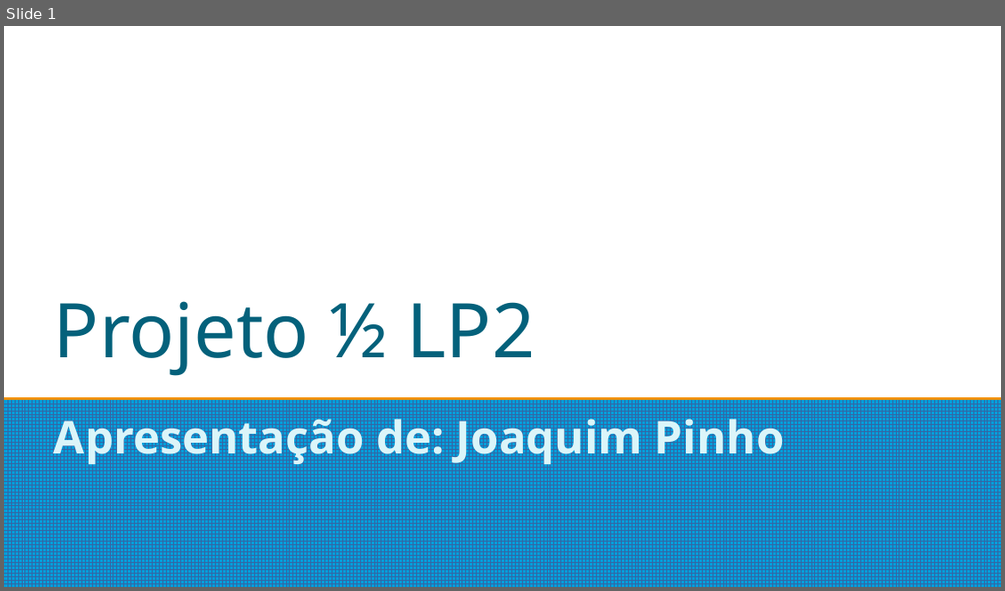
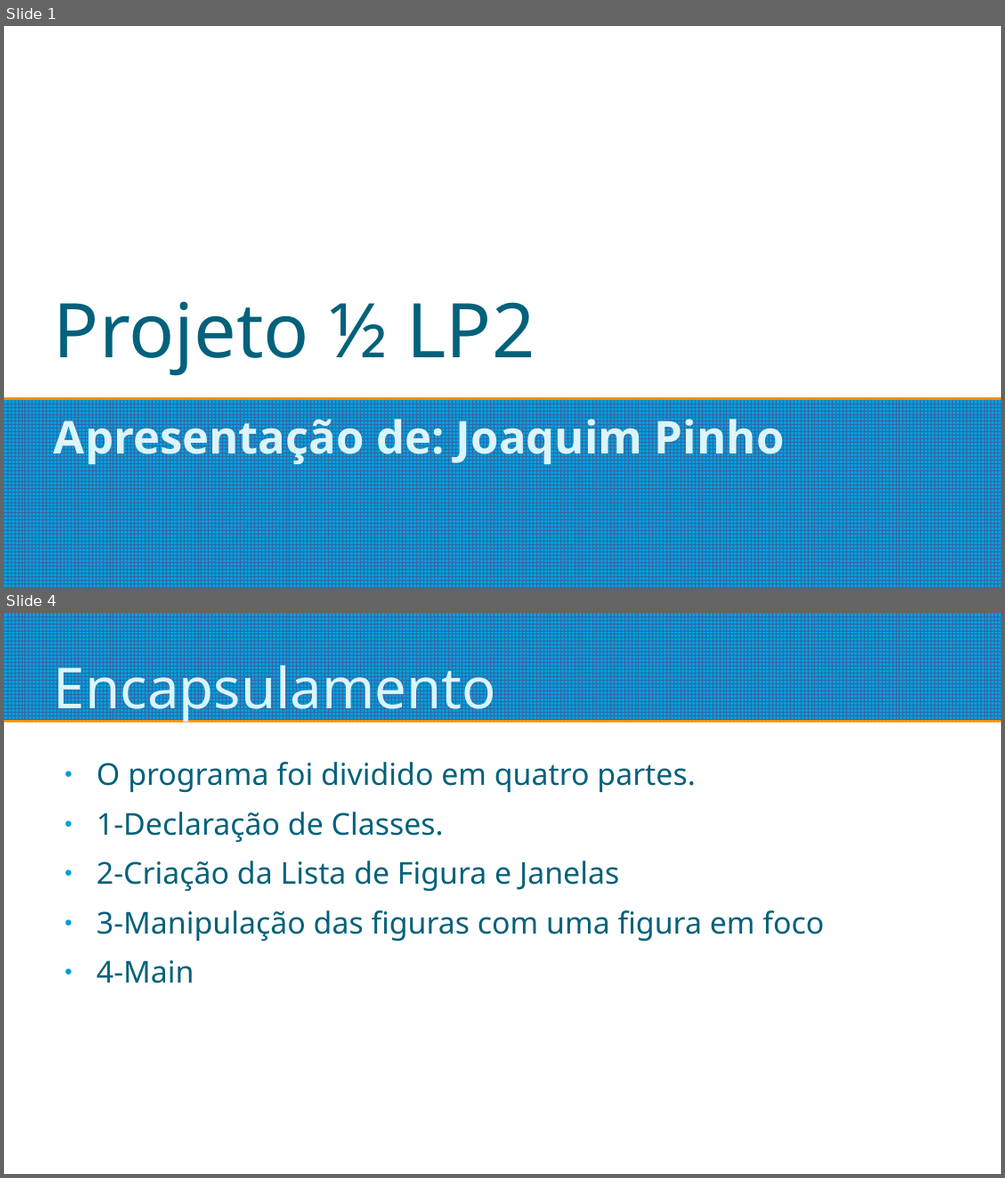
Before and after one commit to Joaquim-Pinho/LP2, a slide deck: Projeto1de2/SlideProjeto1de2.odp. Shown one above the other, each under a label of ours: slide 1 before the commit, slides 1 and 4 after it; the slides between them are not shown. The pictures are 1005x591 and 1005x1178 pixels, drawn with LibreOffice and Linux fonts; fonts in the diff are those of the drawing. Boxes give left, top, right and bottom in pixels: in the first picture for what was removed or moved away, otherwise in the second. Text is boxed around its words. In the diff, an @@ line names an element or a change of style, - is before the commit and + after.

```diff
--- a/Projeto1de2/SlideProjeto1de2.odp
+++ b/Projeto1de2/SlideProjeto1de2.odp
@@ slide 4 added at [4, 613, 1001, 1174], background #FFFFFF @@
@@ rectangle added at [4, 613, 1001, 720], fill pattern #3465A4 on #009EDA @@
@@ title added at [54, 655, 496, 723], 45 pt, text #DBF5F9 @@
+Encapsulamento
@@ text added at [97, 762, 824, 983], 24 pt, text #04617B @@
+● O programa foi dividido em quatro partes.
+● 1-Declaração de Classes.
+● 2-Criação da Lista de Figura e Janelas
+● 3-Manipulação das figuras com uma figura em foco
+● 4-Main
```
Also in this commit, not shown: 14 other slides added, 3 slides removed, 14 other files.
